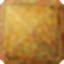
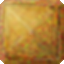
Two versions of the same layered image (64 × 64). Layer-by-layer changes:
renamed "Floating Selection" to "Brownie", painted on it over left=0, top=0, right=64, bottom=64
removed layer "New Layer" over left=0, top=0, right=64, bottom=64
removed layer "Background" over left=0, top=0, right=64, bottom=64
